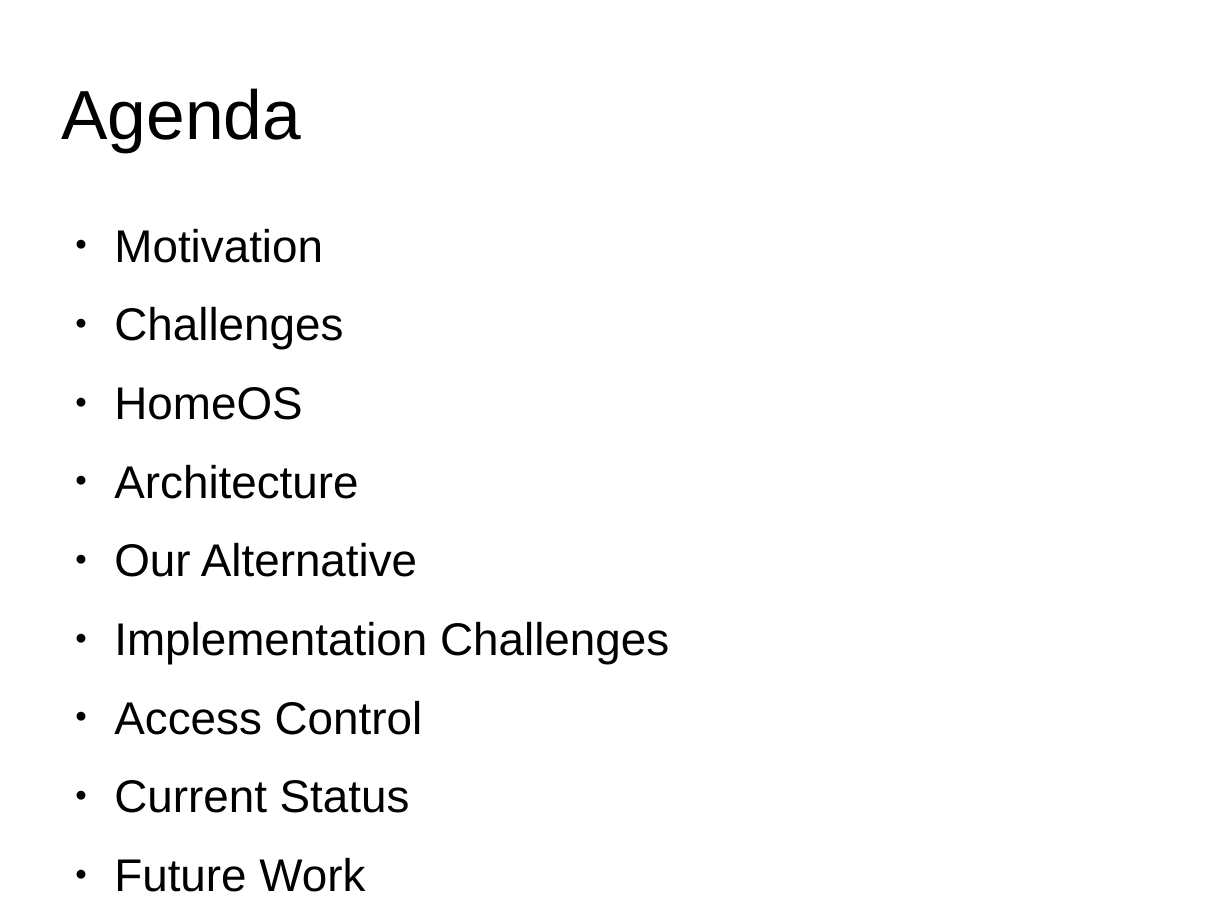
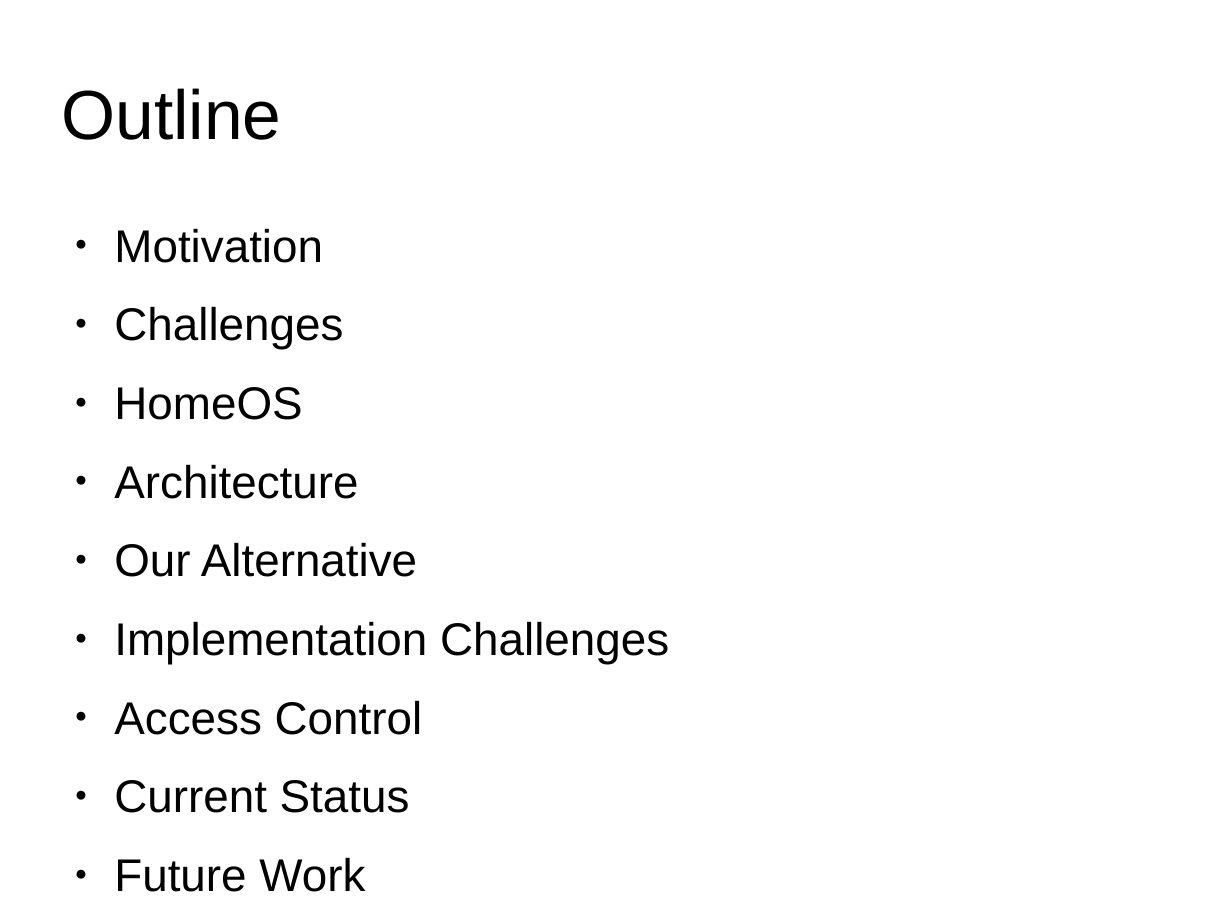
Before and after one commit to 0xCafeDude/crossPlatformAlternativeHomeOS, a slide deck: slide 2 of presentation/presentation.odp. Drawn at 1232x924 pixels with LibreOffice and Linux fonts; fonts in the diff are those of the drawing; background and template pictures are left out. Boxes give left, top, right and bottom in pixels: in the first picture for what was removed or moved away, otherwise in the second. Text is boxed around its words. In the diff, an @@ line names an element or a change of style, - is before the commit and + after.

Commit message:
Added final version of presentation

```diff
--- a/presentation/presentation.odp
+++ b/presentation/presentation.odp
@@ title at [62, 88, 282, 140]: text changed @@
-Agenda
+Outline
```
